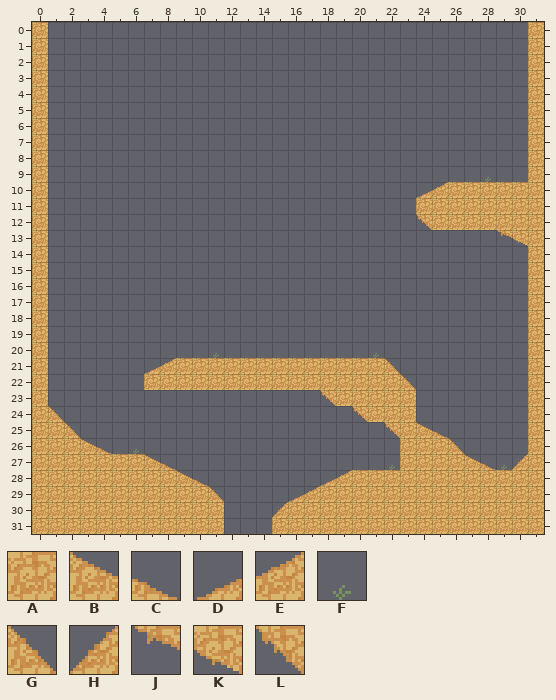
Two versions of a level (Tiled map, res/maps/village.tmx). The picture above is the old version.
Cells are 16x16 px. Shown: x 0..31, y 0..31.
Key: from "tsblue": A 66, B 70, C 71, D 72, E 73, F 75, G 77, H 78, J 83, K 84, L 88.
_ is an empty cell.
Layer "forground" before, first column x 0:
 6 A______________________________A
 7 A______________________________A
 8 A______________________________A
 9 A___________________________F__A
10 A_______________________DEAAAAAA
11 A_______________________AAAAAAAA
12 A_______________________LAAAAAAA
13 A____________________________JKA
14 A______________________________A
15 A______________________________A
16 A______________________________A
17 A______________________________A
18 A______________________________A
19 A______________________________A
20 A__________F_________F_________A
21 A______DEAAAAAAAAAAAAAG________A
22 A______AAAAAAAAAAAAAAAAG_______A
23 A_________________LAAAAA_______A
24 AG__________________LAAA_______A
25 AAG___________________LABC_____A
26 AAABC_F________________AAAG____A
27 AAAAAAABC_____________FAAAABCFHA
28 AAAAAAAAABC_______DEAAAAAAAAAAAA
29 AAAAAAAAAAAG____DEAAAAAAAAAAAAAA
30 AAAAAAAAAAAA___HAAAAAAAAAAAAAAAA
31 AAAAAAAAAAAA___AAAAAAAAAAAAAAAAA
Once edited:
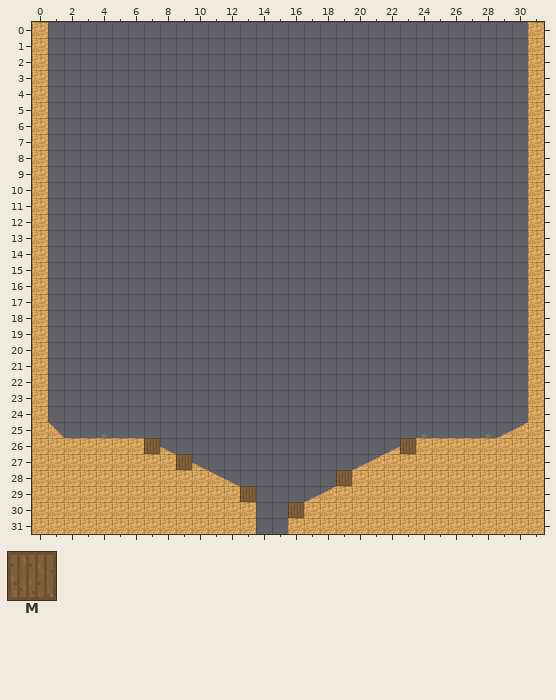
Further tiles: from "tsblue": M 67.
Tiles of an added or newly shown layer are drawn over the layers below it.
Diff:
Layer "forground":
y 9: x 28 F -> _
y 10: x 24..30 DEAAAAA -> _______
y 11: x 24..30 AAAAAAA -> _______
y 12: x 24..30 LAAAAAA -> _______
y 13: x 29..30 JK -> __
y 20: x 11 F -> _; x 21 F -> _
y 21: x 7..22 DEAAAAAAAAAAAAAG -> ________________
y 22: x 7..23 AAAAAAAAAAAAAAAAG -> _________________
y 23: x 18..23 LAAAAA -> ______
y 24: x 1 G -> _; x 20..23 LAAA -> ____
y 25: x 1..2 AG -> G_; x 22..25 LABC -> ____; x 29..30 __ -> DE
y 26: x 3..8 BC_F__ -> AAAAMC; x 22..23 _A -> DM; x 26..30 G____ -> AAAAA
y 27: x 7..10 BC__ -> AAMC; x 20..22 __F -> DEA; x 27..30 BCFH -> AAAA
y 28: x 9..12 BC__ -> AABC; x 18..19 DE -> _M
y 29: x 11..13 G__ -> AAM; x 16..18 DEA -> _DE
y 30: x 12..13 __ -> AA; x 15..16 HA -> _M
y 31: x 12..13 __ -> AA; x 15 A -> _
Layer "midground" (added):
y 25: x 4 _ -> F; x 24 _ -> F; x 28 _ -> F
Boxes around the changes in both pictures, in picture pixels (x1, y1, x2, y2):
removed: (416, 177, 528, 246)
changed: (48, 353, 528, 534)
